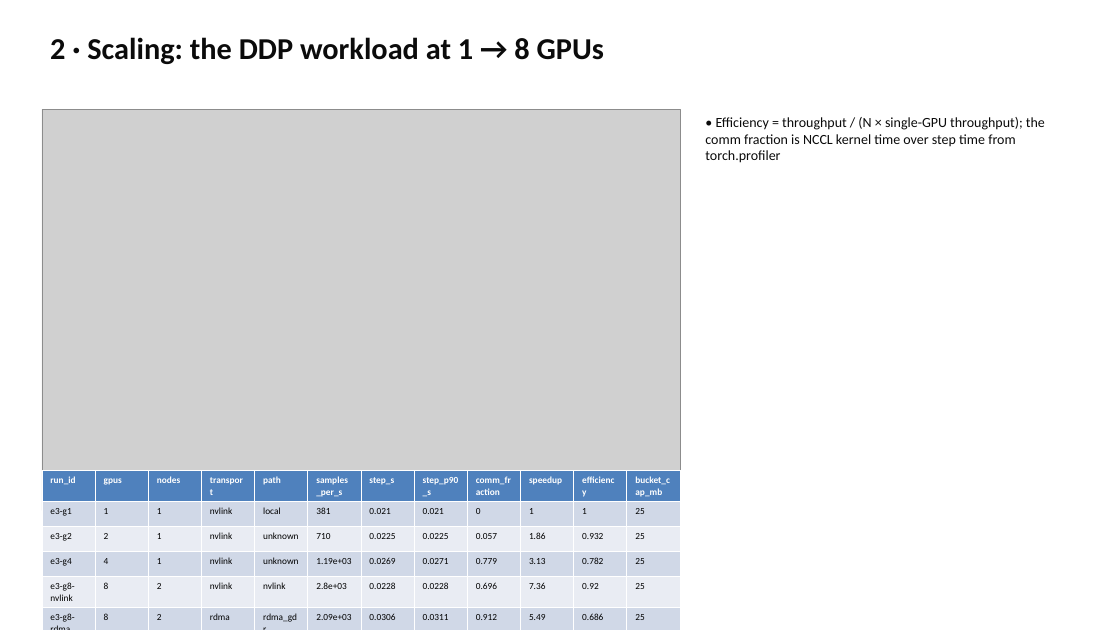
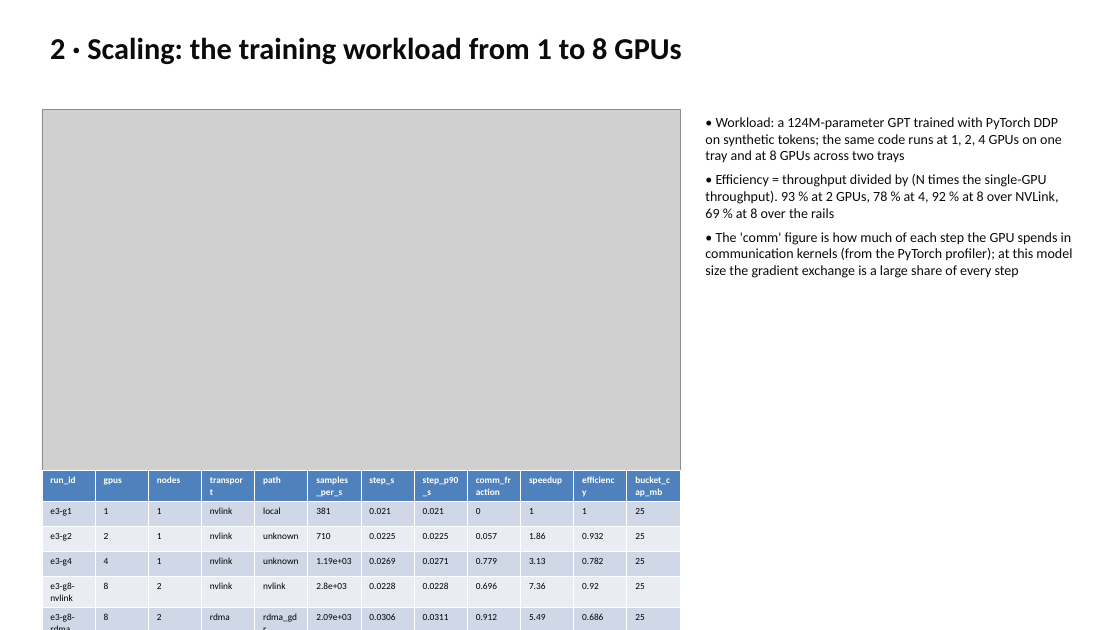
Before and after one commit to drkennetz/nccl_to_training_walkthrough, a slide deck: slide 6 of slides/compass.pptx (slide 7 before the commit). Drawn at 1120x630 pixels with LibreOffice and Linux fonts; fonts in the diff are those of the drawing; grey boxes stand for pictures. Boxes give left, top, right and bottom in pixels: in the first picture for what was removed or moved away, otherwise in the second. Text is boxed around its words. In the diff, an @@ line names an element or a change of style, - is before the commit and + after.

```diff
--- a/slides/compass.pptx
+++ b/slides/compass.pptx
@@ text at box(50, 37, 681, 64): text changed @@
-2 · Scaling: the DDP workload at 1 → 8 GPUs
+2 · Scaling: the training workload from 1 to 8 GPUs
@@ text at box(705, 117, 1072, 278): text changed @@
-• Efficiency = throughput / (N × single-GPU throughput); the comm fraction is NCCL kernel time over step time from torch.profiler
+• Workload: a 124M-parameter GPT trained with PyTorch DDP on synthetic tokens; the same code runs at 1, 2, 4 GPUs on one tray and at 8 GPUs across two trays
+• Efficiency = throughput divided by (N times the single-GPU throughput). 93 % at 2 GPUs, 78 % at 4, 92 % at 8 over NVLink, 69 % at 8 over the rails
+• The 'comm' figure is how much of each step the GPU spends in communication kernels (from the PyTorch profiler); at this model size the gradient exchange is a large share of every step
```
Also in this commit, not shown: 8 other slides changed, 1 slide added, 3 slides removed, 6 other files.
